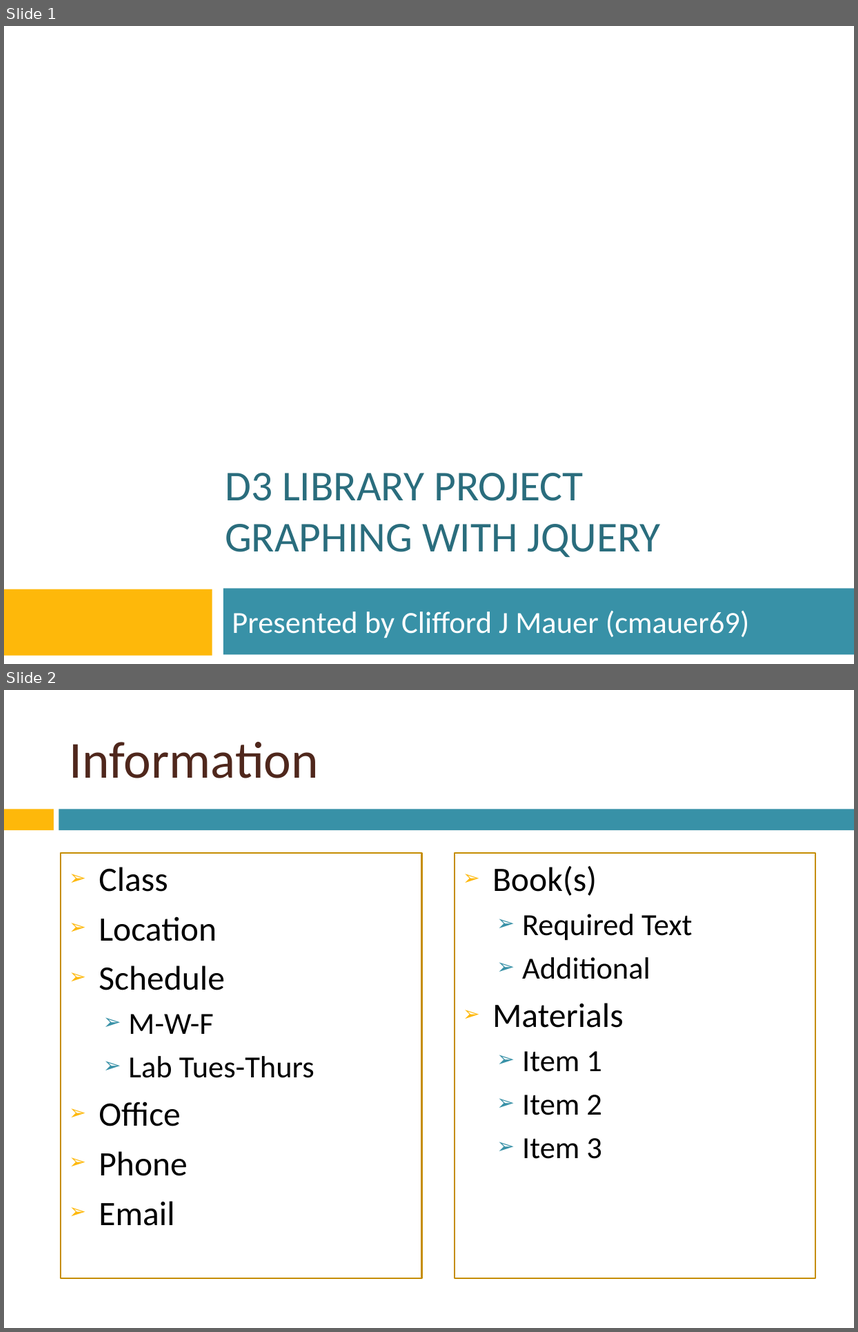
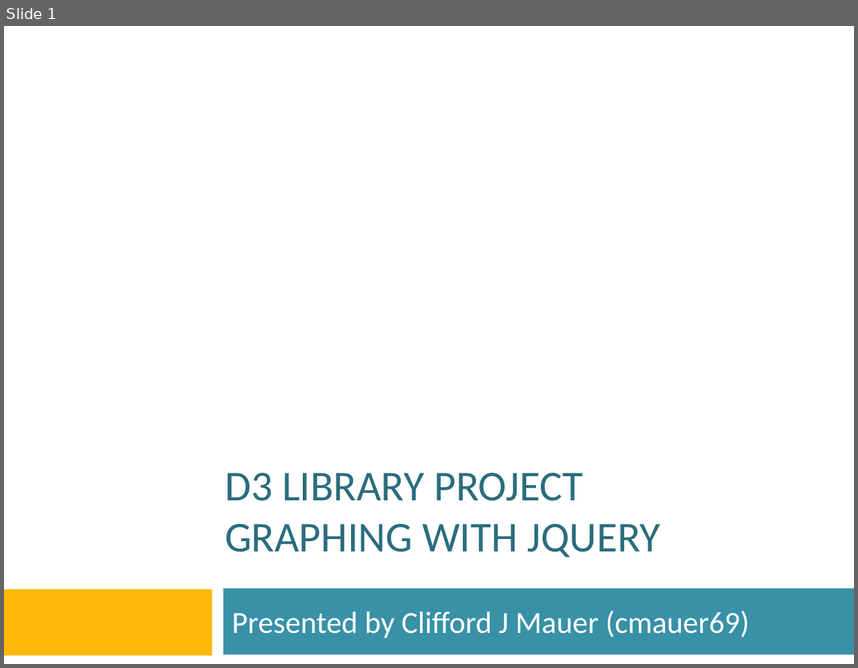
Before and after one commit to htc-ccis2591/js-library-project, a slide deck: D3-Library-project.pptx. Shown one above the other, each under a label of ours: slides 1 and 2 before the commit, slide 1 after it. The pictures are 858x1332 and 858x668 pixels, drawn with LibreOffice and Linux fonts; fonts in the diff are those of the drawing; background and template pictures are left out. Boxes give left, top, right and bottom in pixels: in the first picture for what was removed or moved away, otherwise in the second. Text is boxed around its words. In the diff, an @@ line names an element or a change of style, - is before the commit and + after.

```diff
--- a/D3-Library-project.pptx
+++ b/D3-Library-project.pptx
@@ slide 2 removed at (4, 690, 854, 1328), background picture (left out) @@
@@ title removed at (69, 742, 319, 778) @@
-Information
@@ rectangle removed at (4, 809, 53, 830) @@
@@ rectangle removed at (59, 809, 854, 830) @@
@@ text removed at (61, 854, 422, 1279) @@
-➢ Class
-➢ Location
-➢ Schedule
-  ➢ M-W-F
-  ➢ Lab Tues-Thurs
-➢ Office
-➢ Phone
-➢ Email
@@ text removed at (455, 854, 816, 1279) @@
-➢ Book(s)
-  ➢ Required Text
-  ➢ Additional
-➢ Materials
-  ➢ Item 1
-  ➢ Item 2
-  ➢ Item 3
```
Also in this commit, not shown: 3 slides changed, 16 slides added, 15 other slides removed.
